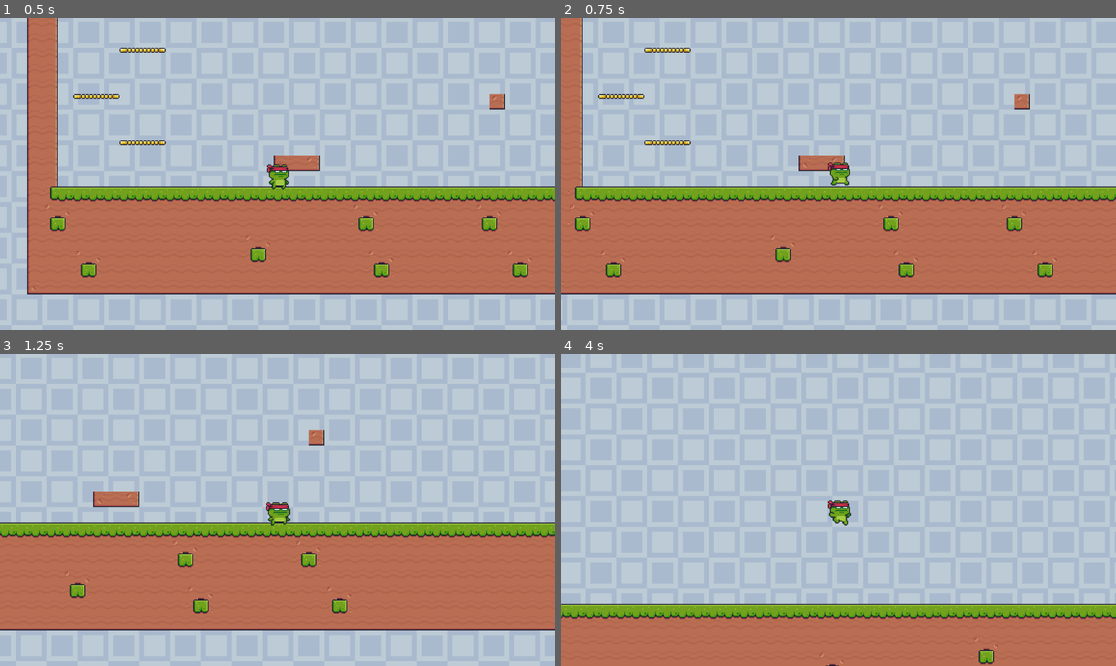
Above: before the commit, frames 1-4 (two rows, left to right).
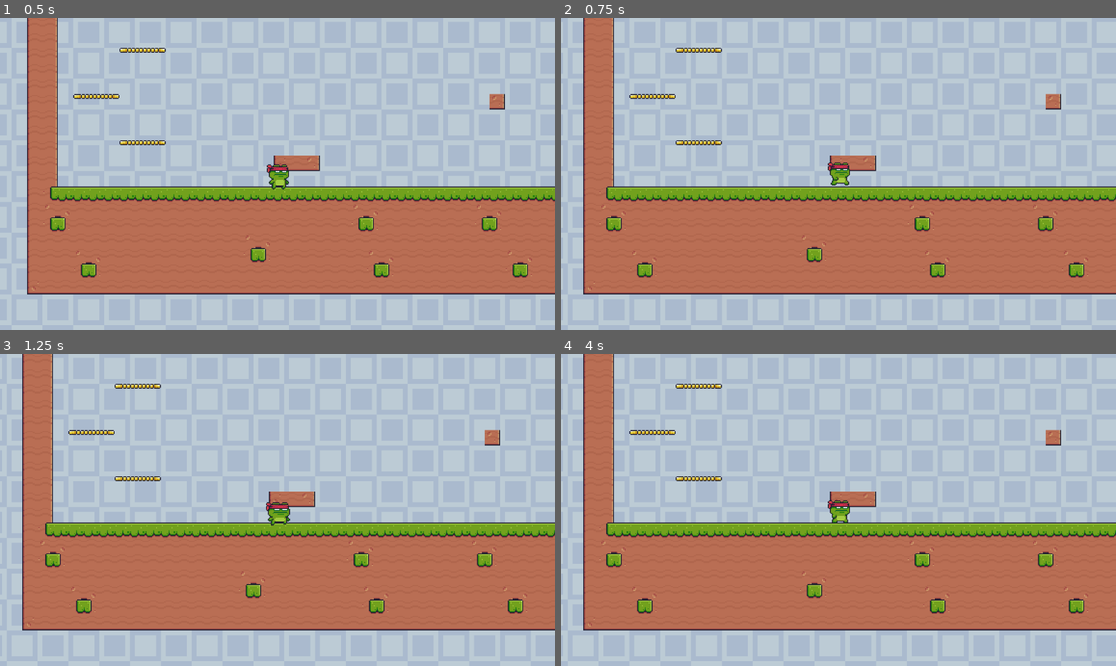
Above: after the commit, the same moments.

Repository: 3ps1ll0n/SimplePlatformer
Game: Godot game, scene res://Scenes/Game.tscn
Two runs of this game, one before a commit and one after it. Both use one fixed random seed, a clock stepped at 60 frames per second and the inputs below.
Inputs:
- Up to frame 1 (0.5 s): no input
- Up to frame 2 (0.75 s): hold Right (Move Right) from 0.53 s (still down); hold Space (Jump) from 0.53 s (still down); tap Shift (Dash) at 0.6 s
- Up to frame 3 (1.25 s): keep holding Right (Move Right); keep holding Space (Jump)
- Up to frame 4 (4 s): release Space (Jump) at 1.28 s; tap Space (Jump) at 1.35, 1.52, 1.82, 3.02, 3.32 s; tap Shift (Dash) at 1.55, 2.1, 2.85 s; release Right (Move Right) at 2.03 s; hold Left (Move Left) 2.03-2.78 s; hold Space (Jump) 2.03-2.78 s; hold Right (Move Right) from 2.78 s (still down); hold Space (Jump) from 3.53 s (still down)

Frame 1 is identical in both runs. In frame 2, 11% of the frame differs, in the area x 0-100%, y 0-89%; in frame 3, 9.3%; in frame 4, 46%, in the area x 0-100%, y 0-100%.
Error after the commit: Invalid call. Nonexistent function 'sample' in base 'String'. (res://Scripts/player.gd:56)

Commit message:
Dash (pas fini)

Diff:
--- a/Scripts/player.gd
+++ b/Scripts/player.gd
@@ -1,25 +1,33 @@
 extends CharacterBody2D
 #  List des variables
+@onready var animated_sprite: AnimatedSprite2D = $AnimatedSprite2D
 
-@export var SPEED = 300.0
+@export var speed = 300.0
 @export_range(0,1) var acceleration = 0.1
 @export_range(0,1) var deceleration = 0.1
 
-@export var JUMP_VELOCITY = -400.0
+@export var jump_velocity = -400.0
 @export_range(0,1) var decelerate_on_jump_release = 0.5
+var gravity = ProjectSettings.get_setting("physics/2d/default_gravity")
 
+@export var dash_speed = 300
+@export var dash_max_distance = 90
+@export var dash_curve = "res://Scenes/Player.tscn::Curve_52ee3"
+@export var dash_cooldown = 0.5
 
-@onready var animated_sprite: AnimatedSprite2D = $AnimatedSprite2D
+var is_dashing = false
+var dash_start_position = 0
+var dash_direction = 0
+var dash_timer = 0
+
 
 func _physics_process(delta):
 	# Add the gravity.
 	if not is_on_floor():
-		velocity += get_gravity() * delta
-
-
+		velocity.y += gravity * delta
 	# Handle jump.
 	if Input.is_action_just_pressed("Jump") and is_on_floor():
-		velocity.y = JUMP_VELOCITY
+		velocity.y = jump_velocity
 
 	if not Input.is_action_pressed("Jump") and velocity.y < 0:
 		velocity.y *=decelerate_on_jump_release
@@ -28,9 +36,38 @@
 	var direction := Input.get_axis("Move Left", "Move Right")
 
 	if direction:
-		velocity.x = move_toward(velocity.x, direction * SPEED, SPEED * acceleration)
+		velocity.x = move_toward(velocity.x, direction * speed, speed * acceleration)
 	else:
-		velocity.x = move_toward(velocity.x, 0, SPEED * deceleration)
+		velocity.x = move_toward(velocity.x, 0, speed * deceleration)
+
+	# Dash activation
+	if Input.is_action_just_pressed("Dash") and direction and not is_dashing and dash_timer <= 0:
+		is_dashing = true
+		dash_start_position = position.x
+		dash_direction = direction
+		dash_timer = dash_cooldown
+
+	# Performe actual dash.
+	if is_dashing:
+		var current_distance = abs(position.x - dash_start_position)
+		if current_distance >= dash_max_distance or is_on_wall():
+			is_dashing = false
+		else:
+			velocity.x = dash_direction * dash_speed * dash_curve.sample(current_distance/dash_max_distance)
+			velocity.y = 0
+
+	# Reduce the dash timer.
+	if dash_timer > 0:
+		dash_timer -= delta
+
+
+
+
+
+
+
+
+
 
 	#========================================== Animation Section ==========================================
 
